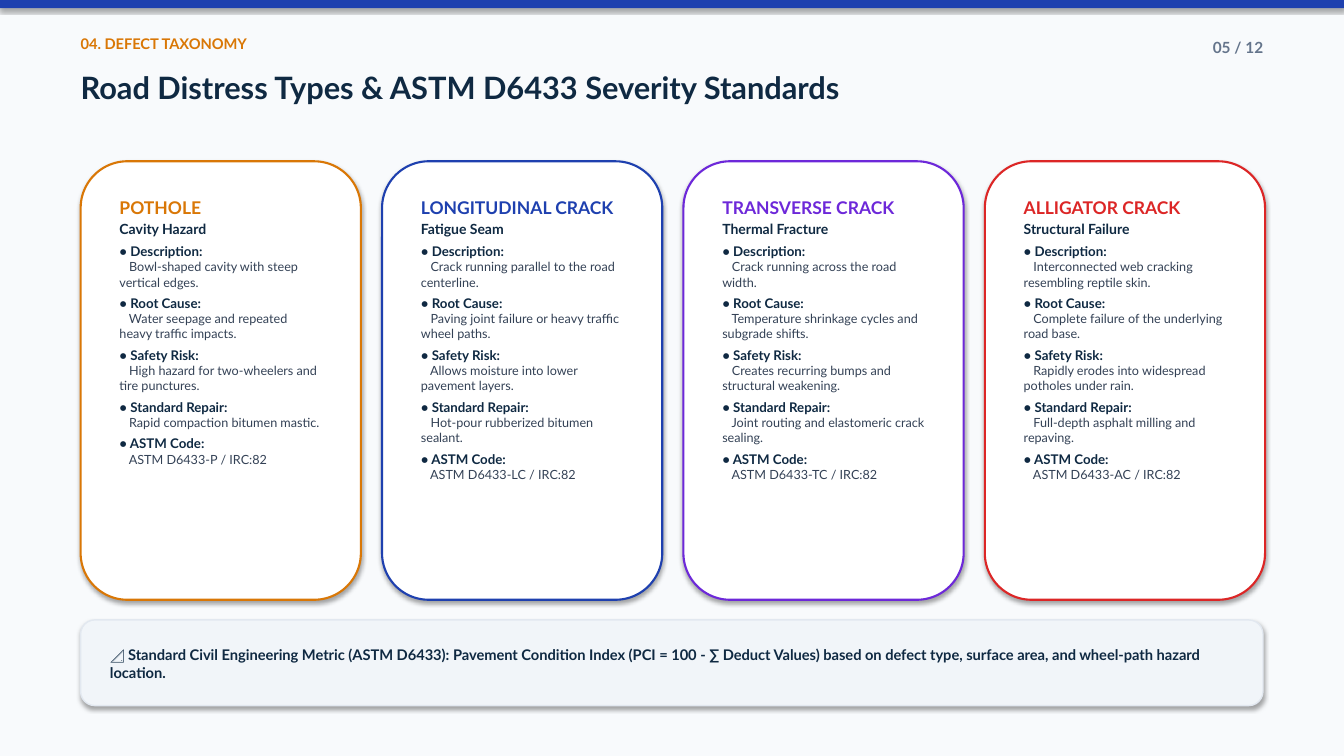
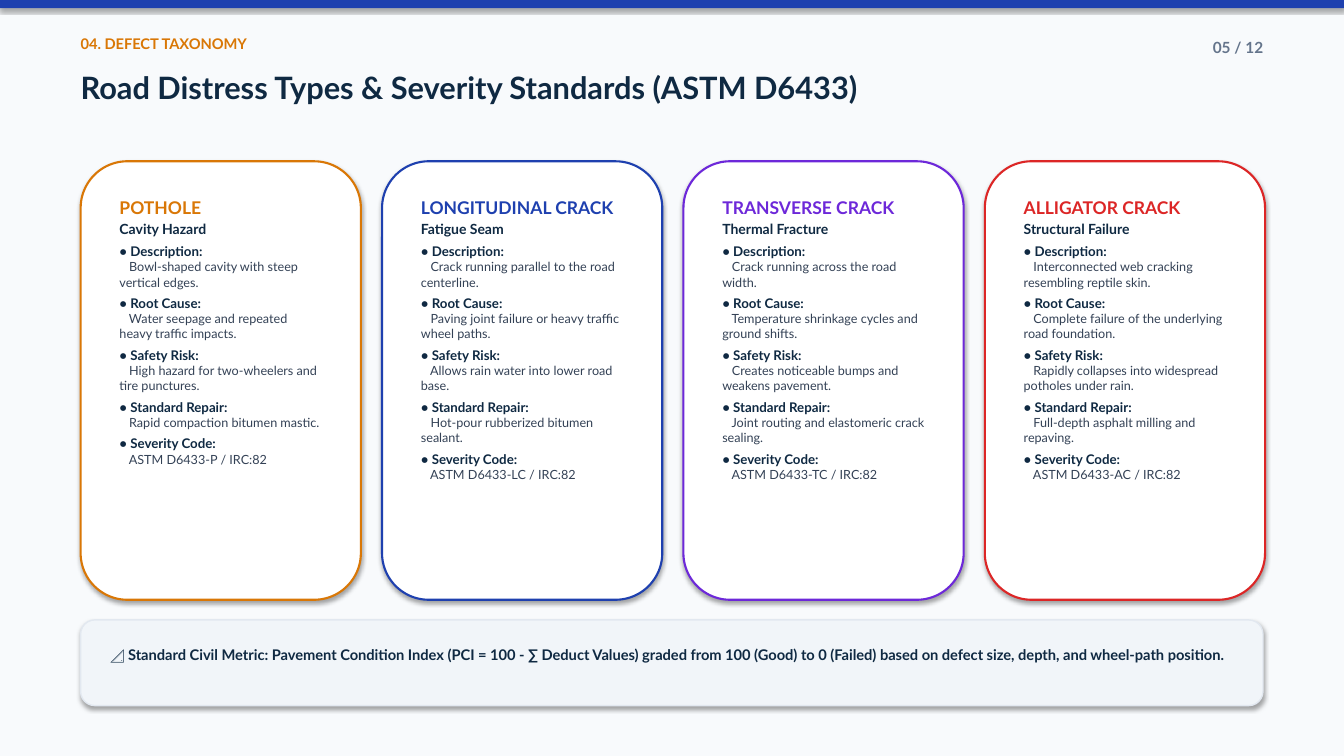
Before and after one commit to Priya-Ranjan-0201/Potholes-detector, a slide deck: slide 5 of ScamRoad_Presentation.pptx. Drawn at 1344x756 pixels with LibreOffice and Linux fonts; fonts in the diff are those of the drawing. Boxes give left, top, right and bottom in pixels: in the first picture for what was removed or moved away, otherwise in the second. Text is boxed around its words. In the diff, an @@ line names an element or a change of style, - is before the commit and + after.

```diff
--- a/ScamRoad_Presentation.pptx
+++ b/ScamRoad_Presentation.pptx
@@ text at [81,75,857,104]: text changed @@
-Road Distress Types & ASTM D6433 Severity Standards
+Road Distress Types & Severity Standards (ASTM D6433)
@@ text in rounded rectangle at [722,313,917,341]: text changed @@
-Temperature shrinkage cycles and subgrade shifts.
+Temperature shrinkage cycles and ground shifts.
@@ text in rounded rectangle at [1024,313,1222,338]: text changed @@
-Complete failure of the underlying road base.
+Complete failure of the underlying road foundation.
@@ text in rounded rectangle at [421,365,613,390]: text changed @@
-Allows moisture into lower pavement layers.
+Allows rain water into lower road base.
@@ text in rounded rectangle at [722,365,898,392]: text changed @@
-Creates recurring bumps and structural weakening.
+Creates noticeable bumps and weakens pavement.
@@ text in rounded rectangle at [1024,365,1218,392]: text changed @@
-Rapidly erodes into widespread potholes under rain.
+Rapidly collapses into widespread potholes under rain.
@@ text in rounded rectangle at [130,438,216,451]: text changed @@
-• ASTM Code:
+• Severity Code:
@@ text in rounded rectangle at [128,648,1224,663]: text changed @@
-📐 Standard Civil Engineering Metric (ASTM D6433): Pavement Condition Index (PCI = 100 - ∑ Deduct Values) based on defect type, surface area, and wheel-path hazard location.
+📐 Standard Civil Metric: Pavement Condition Index (PCI = 100 - ∑ Deduct Values) graded from 100 (Good) to 0 (Failed) based on defect size, depth, and wheel-path position.
```
Also in this commit, not shown: 9 other slides changed, 12 other files.
